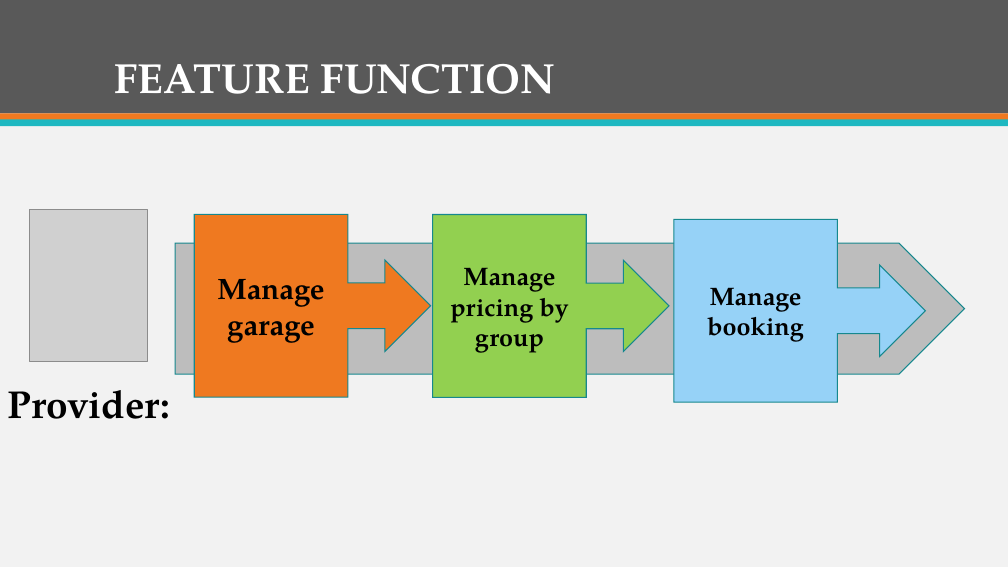
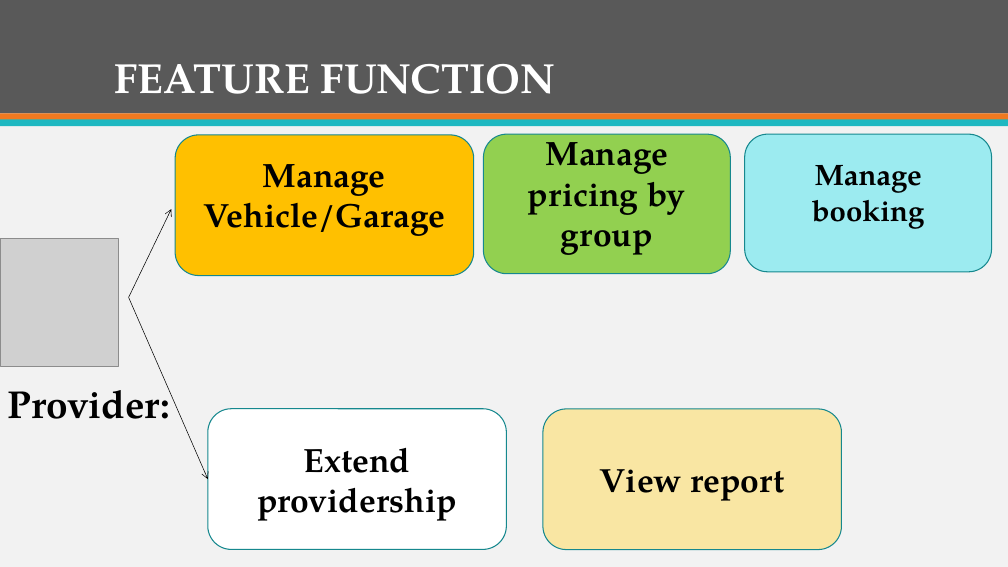
Before and after one commit to firzgard/CarRentalPortal, a slide deck: slide 11 of slide/CAR RENTAL PORTAL-tam.pptx (slide 10 before the commit). Drawn at 1008x567 pixels with LibreOffice and Linux fonts; fonts in the diff are those of the drawing; grey boxes stand for pictures. Boxes give left, top, right and bottom in pixels: in the first picture for what was removed or moved away, otherwise in the second. Text is boxed around its words. In the diff, an @@ line names an element or a change of style, - is before the commit and + after.

Commit message:
kk

```diff
--- a/slide/CAR RENTAL PORTAL-tam.pptx
+++ b/slide/CAR RENTAL PORTAL-tam.pptx
@@ rounded rectangle "Manage Vehicle/Garage": place and size @@
-rounded rectangle "Manage Vehicle/Garage" at (194,215,431,398)
+rounded rectangle "Manage Vehicle/Garage" at (175,135,474,275)
@@ rounded rectangle "Manage Vehicle/Garage" at (175,135,474,275): right arrow callout to rounded rectangle; fill #EF7920 to #FFC000 @@
@@ rounded rectangle "Manage pricing by group": place and size @@
-rounded rectangle "Manage pricing by group" at (433,215,669,398)
+rounded rectangle "Manage pricing by group" at (483,134,730,274)
@@ rounded rectangle "Manage pricing by group" at (483,134,730,274): size 24 to 32 pt; right arrow callout to rounded rectangle @@
@@ rounded rectangle "Manage booking": place and size @@
-rounded rectangle "Manage booking" at (674,219,926,402)
+rounded rectangle "Manage booking" at (745,134,992,271)
@@ rounded rectangle "Manage booking" at (745,134,992,271): size 24 to 28 pt; right arrow callout to rounded rectangle; fill #96D2F7 to #9CEBF0 @@
@@ text in rounded rectangle at (203,164,445,236): text changed; size 28 to 32 pt @@
-Manage garage
+Manage Vehicle/Garage
@@ picture removed at (29,209,147,361) @@
@@ arrow added from (129, 297) to (172, 209), #000000 0.5 pt @@
@@ picture added at (0,238,119,366) @@
@@ pentagon arrow removed at (175,243,965,374) @@
@@ arrow added from (129, 297) to (208, 479), #000000 0.5 pt @@
@@ rounded rectangle added at (208,409,507,550), fill #FFFFFF, outline #16888F 1 pt, 32 pt, text #000000, bold @@
+Extend providership
@@ rounded rectangle added at (543,409,842,550), fill #F9E6A3, outline #16888F 1 pt, 32 pt, text #000000, bold @@
+View report
```
Also in this commit, not shown: 7 other slides changed, 7 slides added, 1 slide removed.
